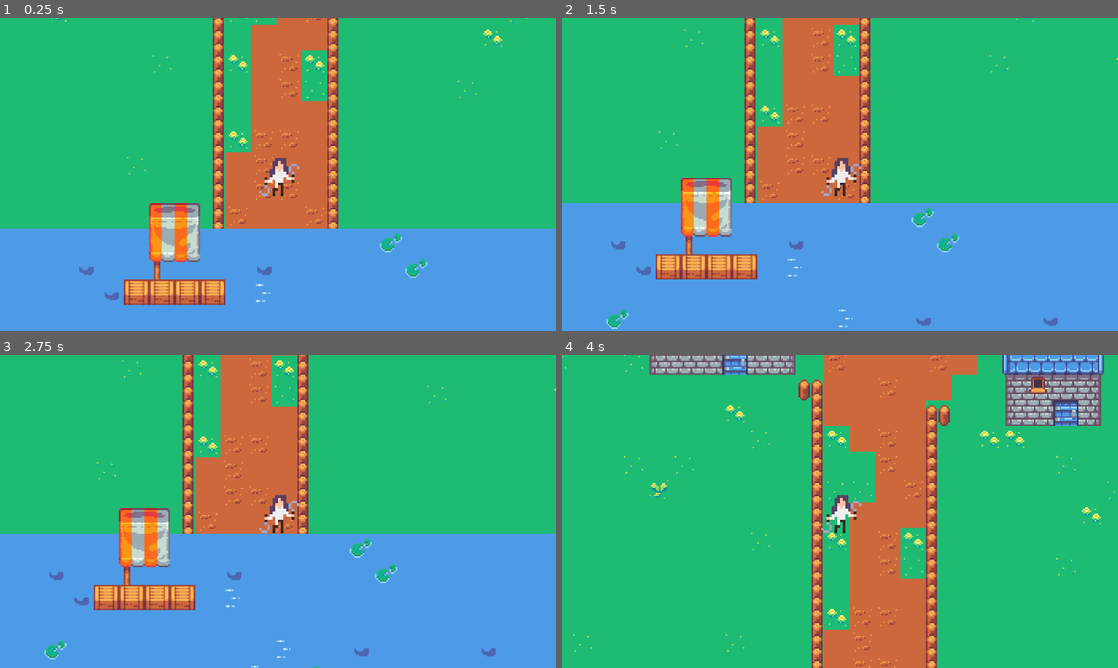
Above: before the commit, frames 1-4 (two rows, left to right).
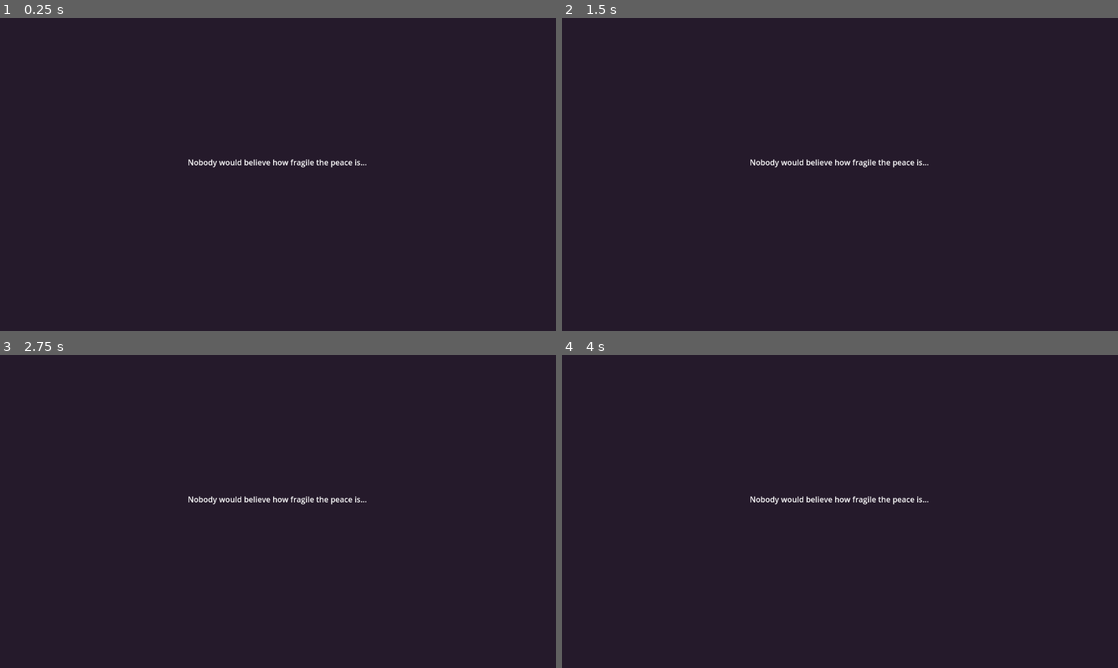
Above: after the commit, the same moments.

Repository: Daeyun00/Szakdoga
Game: Godot game, scene res://Scenes/intro.tscn
The game is run twice, just before and just after one commit, with the same random seed, the same clock (stepped at 60 frames per second) and the same inputs. Before the commit the project starts from res://Scenes/Outskirts_1.tscn.
Inputs:
- Up to frame 1 (0.25 s): no input
- Up to frame 2 (1.5 s): tap Enter at 0.5 s; hold D (moveRight) 0.53-1.28 s; tap Space at 1.25 s; hold S (moveDown) from 1.28 s (still down)
- Up to frame 3 (2.75 s): tap Enter at 2 s; release S (moveDown) at 2.03 s; hold D (moveRight) from 2.03 s (still down)
- Up to frame 4 (4 s): tap Space at 2.75 s; release D (moveRight) at 2.78 s; hold W (moveUp) 2.78-3.53 s; hold A (moveLeft) from 3.53 s (still down)

The runs differ from the first frame. In frame 1, 100% of the frame differs, in the area x 0-100%, y 0-100%; in frame 2, 100%; in frame 3, 100%; in frame 4, 100%.

Commit message:
Intro
Intro with fade-in and outs

Diff:
--- /dev/null
+++ b/HoD/Scenes/Label.gd
@@ -0,0 +1,4 @@
+extends Label
+
+
+# Called when the node enters the scene tree for the first time.
--- /dev/null
+++ b/HoD/Scenes/RichTextLabel.gd
@@ -0,0 +1,113 @@
+extends RichTextLabel
+
+var _faded = false
+var o = 0
+
+# Called when the node enters the scene tree for the first time.
+func _ready():
+	await get_tree().create_timer(2.0).timeout
+	fade_out()
+
+	fade_in()
+	if (_faded):
+		set_text("until they face devastation...")
+	await get_tree().create_timer(2.0).timeout
+	fade_out()
+
+	await get_tree().create_timer(2.0).timeout
+
+	fade_in()
+	if (_faded):
+		set_text("Between the quiet walls of Demontide peace was the basis of everything.")
+	await get_tree().create_timer(2.0).timeout
+	fade_out()
+
+	await get_tree().create_timer(2.0).timeout
+
+	fade_in()
+	if (_faded):
+		set_text("As the devil appeared, the joyful laughter vanished.")
+	await get_tree().create_timer(2.0).timeout
+	fade_out()
+
+	await get_tree().create_timer(2.0).timeout
+
+	fade_in()
+	if (_faded):
+		set_text("The once known peace is now a fragile dream, a distant memory.")
+	await get_tree().create_timer(2.0).timeout
+	fade_out()
+	await get_tree().create_timer(2.0).timeout
+
+	fade_in()
+	if (_faded):
+		set_text("Lands trembled, walls crumbled as he approached with his followers.")
+	await get_tree().create_timer(2.0).timeout
+	fade_out()
+
+	await get_tree().create_timer(2.0).timeout
+
+	fade_in()
+	if (_faded):
+		set_text("Safius, the nightmare.")
+	await get_tree().create_timer(2.0).timeout
+	fade_out()
+
+	await get_tree().create_timer(2.0).timeout
+
+	fade_in()
+	if (_faded):
+		set_text("The demon who follows the path of evil deeds.")
+	await get_tree().create_timer(2.0).timeout
+	fade_out()
+
+	await get_tree().create_timer(2.0).timeout
+
+	fade_in()
+	if (_faded):
+		set_text("'Serve under me or you shall face my wrath' - he spoke to the trembling living.")
+	await get_tree().create_timer(2.0).timeout
+	fade_out()
+
+	await get_tree().create_timer(2.0).timeout
+
+	fade_in()
+	if (_faded):
+		set_text("Despite the hopeless situation and devastation...")
+	await get_tree().create_timer(2.0).timeout
+	fade_out()
+
+	await get_tree().create_timer(2.0).timeout
+
+	fade_in()
+	if (_faded):
+		set_text("There are those who haven't lost their spirits.")
+	await get_tree().create_timer(2.0).timeout
+	fade_out()
+
+	await get_tree().create_timer(2.0).timeout
+	pass
+
+
+func fade_out():
+	var tween = get_tree().create_tween()
+	tween.tween_property(self , "modulate:a", 0, 2)
+	tween.play()
+	await tween.finished
+	tween.kill()
+	_faded = true
+
+func fade_in():
+	var tween = get_tree().create_tween()
+	tween.tween_property(self, "modulate:a", 1, 2)
+	tween.play()
+	await tween.finished
+	tween.kill()
+	_faded = false
+
+func displayed_text(intro_text: String):
+	fade_out()
+	await get_tree().create_timer(2.0).timeout
+	fade_in()
+	if (_faded):
+		set_text(intro_text)
--- /dev/null
+++ b/HoD/Scenes/intro.tscn
@@ -0,0 +1,14 @@
+[gd_scene load_steps=2 format=3 uid="uid://cmjlknuptq8ho"]
+
+[ext_resource type="Script" path="res://Scenes/RichTextLabel.gd" id="1_m0t8a"]
+
+[node name="Intro" type="Node"]
+
+[node name="rich_text_label" type="RichTextLabel" parent="."]
+texture_filter = 2
+offset_left = 389.0
+offset_top = 287.0
+offset_right = 768.0
+offset_bottom = 345.0
+text = "Nobody would believe how fragile the peace is..."
+script = ExtResource("1_m0t8a")
--- a/HoD/project.godot
+++ b/HoD/project.godot
@@ -11,7 +11,7 @@
 [application]
 
 config/name="Heroes of Demontide"
-run/main_scene="res://Scenes/Outskirts_1.tscn"
+run/main_scene="res://Scenes/intro.tscn"
 config/features=PackedStringArray("4.0", "GL Compatibility")
 config/icon="res://icon.svg"
 
@@ -46,5 +46,5 @@
 
 renderer/rendering_method="gl_compatibility"
 renderer/rendering_method.mobile="gl_compatibility"
-environment/defaults/default_clear_color=Color(0.266667, 0.2, 0.305882, 1)
+environment/defaults/default_clear_color=Color(0.145098, 0.101961, 0.168627, 1)
 textures/canvas_textures/default_texture_filter=0
Not shown, changed: HoD/.gitignore
